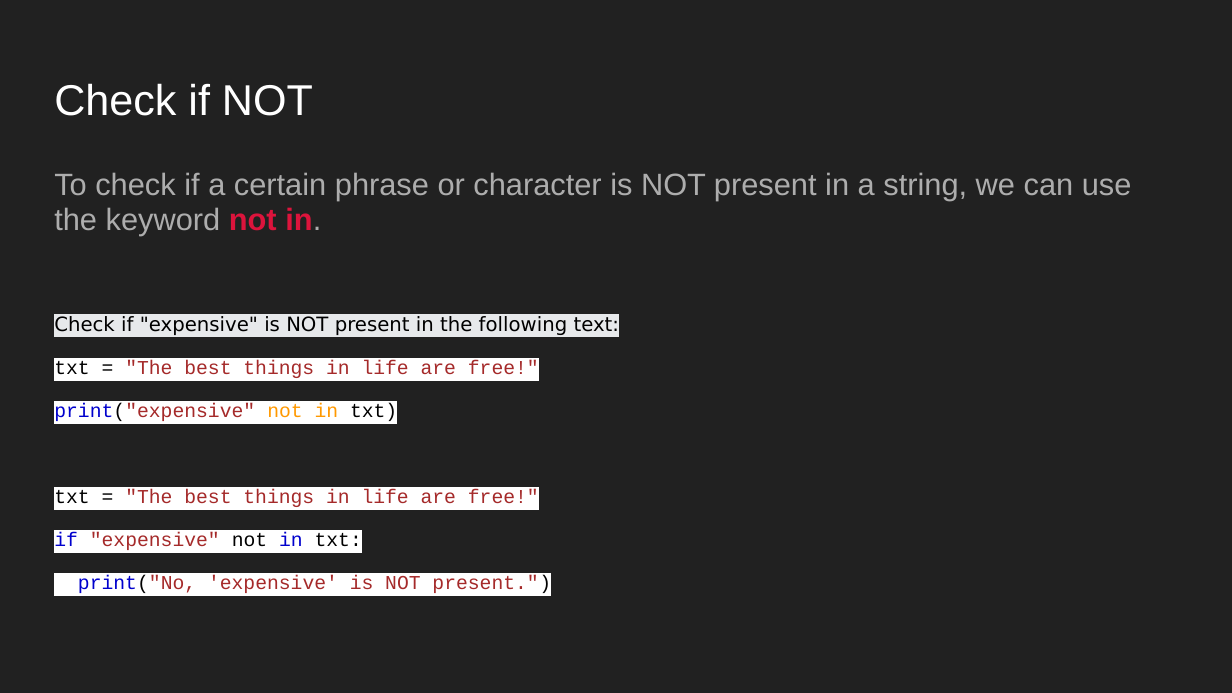
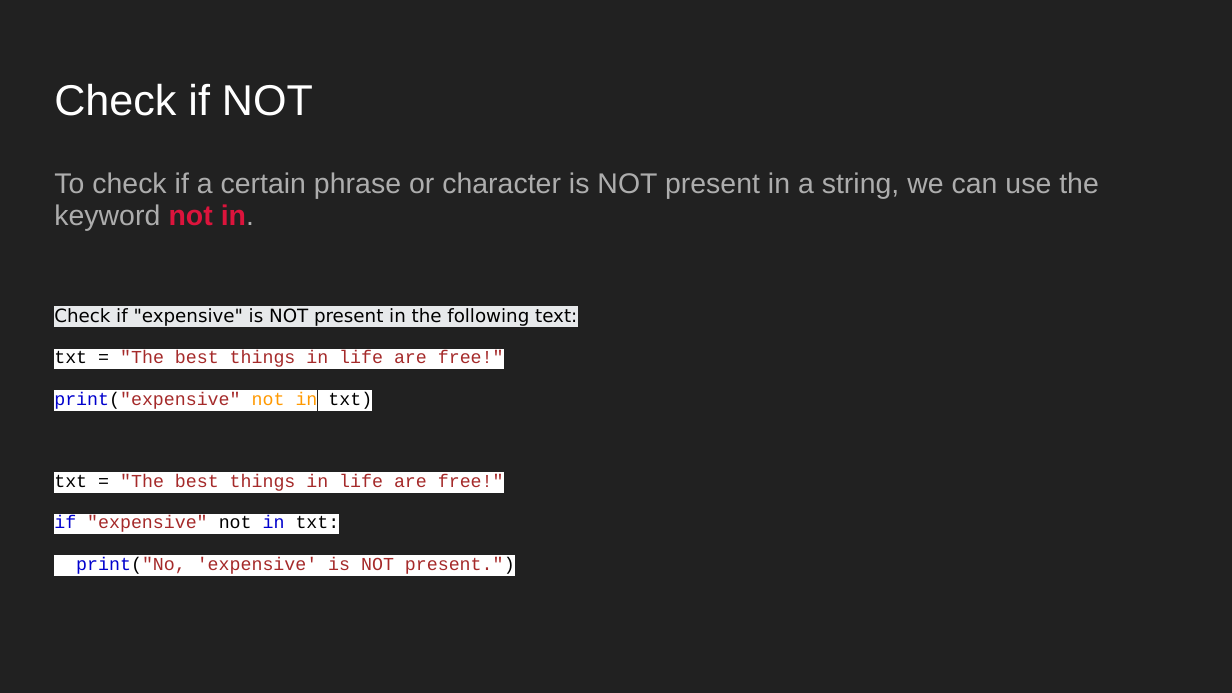
Before and after one commit to nsolaf1/Technology_Programming, a slide deck: slide 17 of Slides/Lesson 9 Data Types .pptx. Drawn at 1232x693 pixels with LibreOffice and Linux fonts; fonts in the diff are those of the drawing. Boxes give left, top, right and bottom in pixels: in the first picture for what was removed or moved away, otherwise in the second. Text is boxed around its words. In the diff, an @@ line names an element or a change of style, - is before the commit and + after.

```diff
--- a/Slides/Lesson 9 Data Types .pptx
+++ b/Slides/Lesson 9 Data Types .pptx
@@ text "To check if a certain ..." at box(54, 172, 1099, 574): size 18 to 16.6 pt in "To check if a certain phrase or ..."; size 11.5 to 10.6 pt in "Check if "expensive" is NOT present in ...", "txt = "The best things in life ...", "print("expensive" not in txt)", "txt = "The best things in life ..." and 2 more places @@
```
Also in this commit, not shown: 12 other slides changed, 6 other files.
